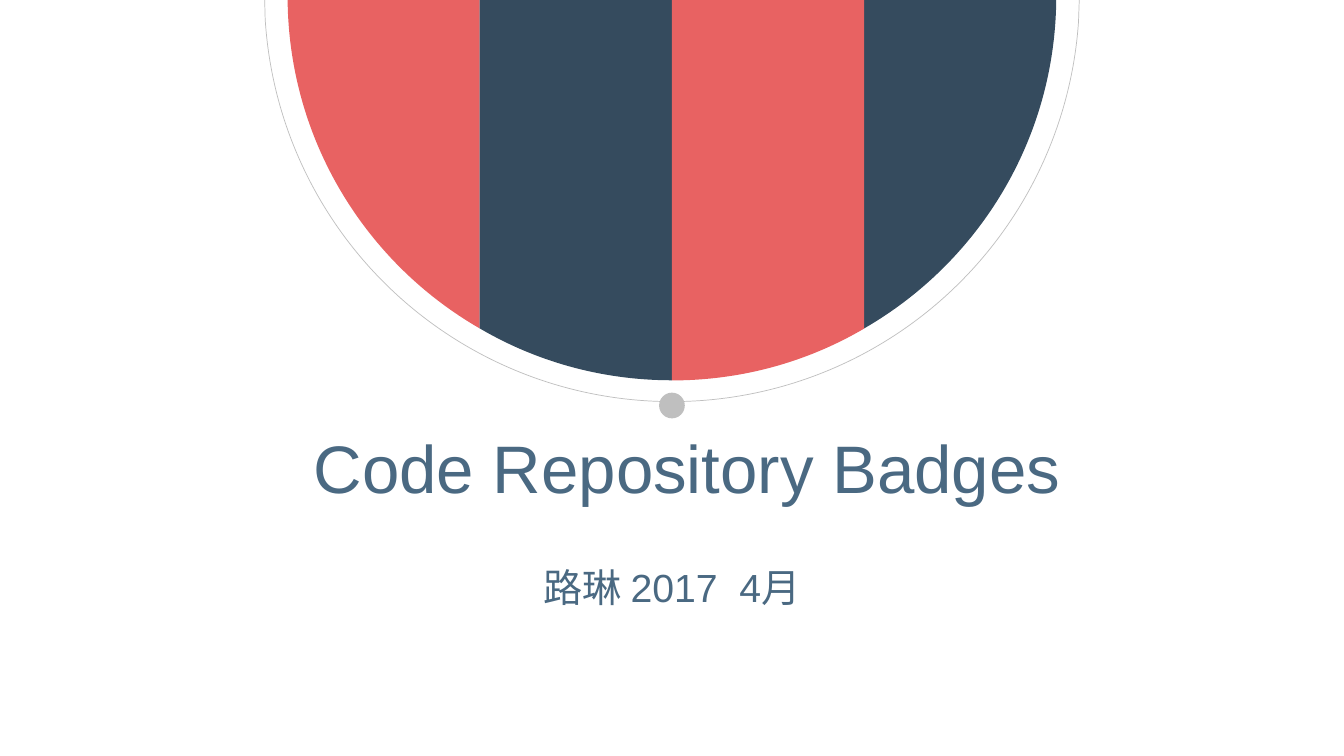
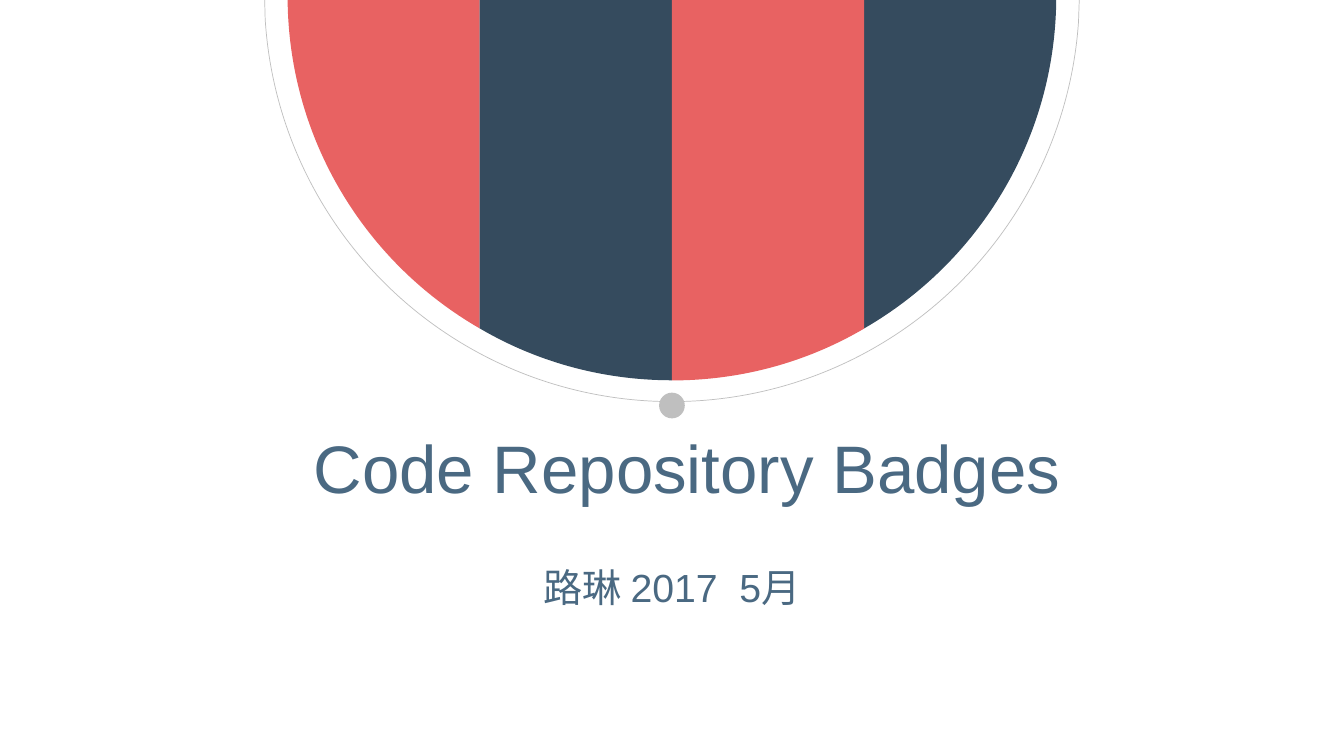
Before and after one commit to lulin1/Code-Repository-Badges, a slide deck: slide 1 of Code Repository Badges.pptx. Drawn at 1344x756 pixels with LibreOffice and Linux fonts; fonts in the diff are those of the drawing; background and template pictures are left out. Boxes give left, top, right and bottom in pixels: in the first picture for what was removed or moved away, otherwise in the second. Text is boxed around its words. In the diff, an @@ line names an element or a change of style, - is before the commit and + after.

```diff
--- a/Code Repository Badges.pptx
+++ b/Code Repository Badges.pptx
@@ subtitle at (544,569,800,605): text changed @@
-路琳 2017 4月
+路琳 2017 5月
```
Also in this commit, not shown: 1 other slide changed, 27 slides added.
